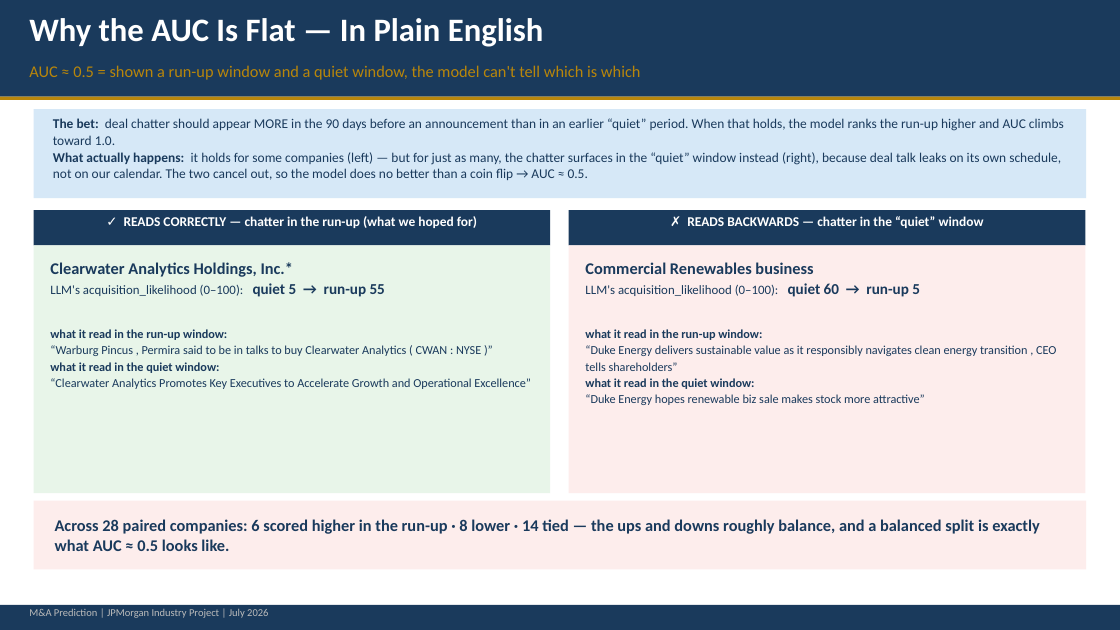
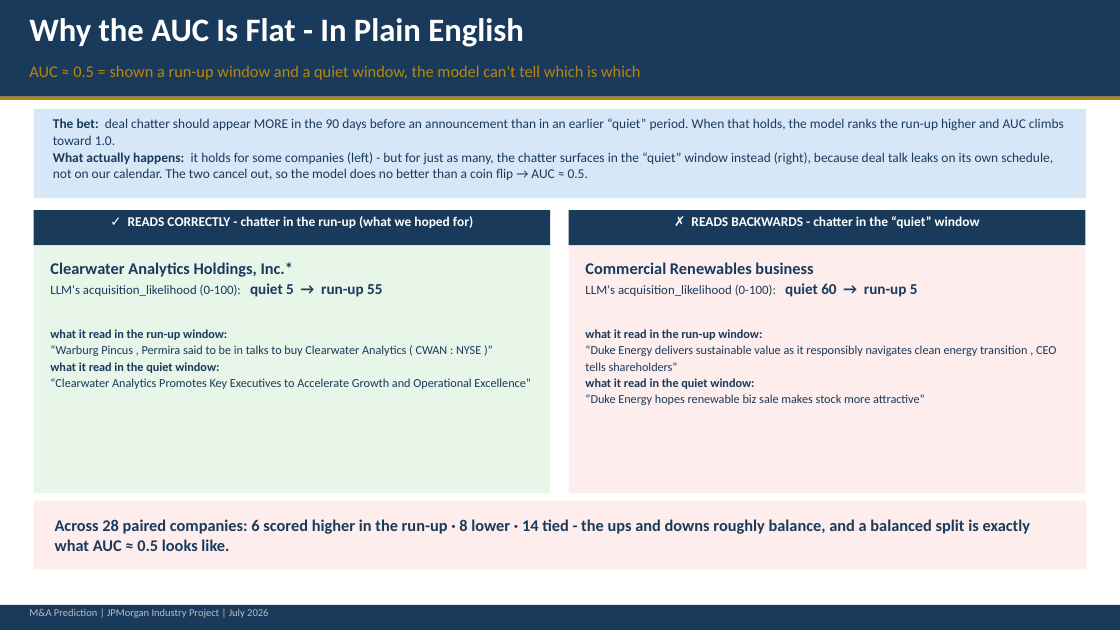
Before and after one commit to cindyfu0312/ucb-jpm-MA-prediction, a slide deck: slide 7 of reports/week6_llm_ma_prediction_presentation.pptx (slide 8 before the commit). Drawn at 1120x630 pixels with LibreOffice and Linux fonts; fonts in the diff are those of the drawing. Boxes give left, top, right and bottom in pixels: in the first picture for what was removed or moved away, otherwise in the second. Text is boxed around its words. In the diff, an @@ line names an element or a change of style, - is before the commit and + after.

Commit message:
Deck: cut redundant prompt slide, add interpretation, drop em dashes
- Remove the old 'What the Model Actually Reads' slide (superseded by the
  detailed 'The Exact Call' slide). Deck is now 13 slides.
- Masking & Repeatability: replace the summary table with two per-chart
  interpretation cards explaining what the scatter plots show.
- Verdict slide: drop the pre-registered-criteria table (hard to present)
  and replace it with a plain-English verdict banner; simplify the title.
- Replace all em/en dashes with hyphens across the deck, and sanitize
  stats-derived text at load so notebook output can't reintroduce them.

```diff
--- a/reports/week6_llm_ma_prediction_presentation.pptx
+++ b/reports/week6_llm_ma_prediction_presentation.pptx
@@ text at (29,18,523,47): text changed @@
-Why the AUC Is Flat — In Plain English
+Why the AUC Is Flat - In Plain English
@@ text at (53,152,1053,180): text changed @@
-What actually happens: it holds for some companies (left) — but for just as many, the chatter surfaces in the “quiet” window instead (right), because deal talk leaks on its own schedule, not on our calendar. The two cancel out, so the model does no better than a coin flip → AUC ≈ 0.5.
+What actually happens: it holds for some companies (left) - but for just as many, the chatter surfaces in the “quiet” window instead (right), because deal talk leaks on its own schedule, not on our calendar. The two cancel out, so the model does no better than a coin flip → AUC ≈ 0.5.
@@ text at (128,216,473,228): text changed @@
-✓ READS CORRECTLY — chatter in the run-up (what we hoped for)
+✓ READS CORRECTLY - chatter in the run-up (what we hoped for)
@@ text at (691,216,980,228): text changed @@
-✗ READS BACKWARDS — chatter in the “quiet” window
+✗ READS BACKWARDS - chatter in the “quiet” window
@@ text at (50,283,382,297): text changed @@
-LLM's acquisition_likelihood (0–100): quiet 5 → run-up 55
+LLM's acquisition_likelihood (0-100): quiet 5 → run-up 55
@@ text at (585,283,918,297): text changed @@
-LLM's acquisition_likelihood (0–100): quiet 60 → run-up 5
+LLM's acquisition_likelihood (0-100): quiet 60 → run-up 5
@@ text at (55,519,1031,551): text changed @@
-Across 28 paired companies: 6 scored higher in the run-up · 8 lower · 14 tied — the ups and downs roughly balance, and a balanced split is exactly what AUC ≈ 0.5 looks like.
+Across 28 paired companies: 6 scored higher in the run-up · 8 lower · 14 tied - the ups and downs roughly balance, and a balanced split is exactly what AUC ≈ 0.5 looks like.
```
Also in this commit, not shown: 10 other slides changed, 1 slide added, 2 slides removed, 1 other file.
